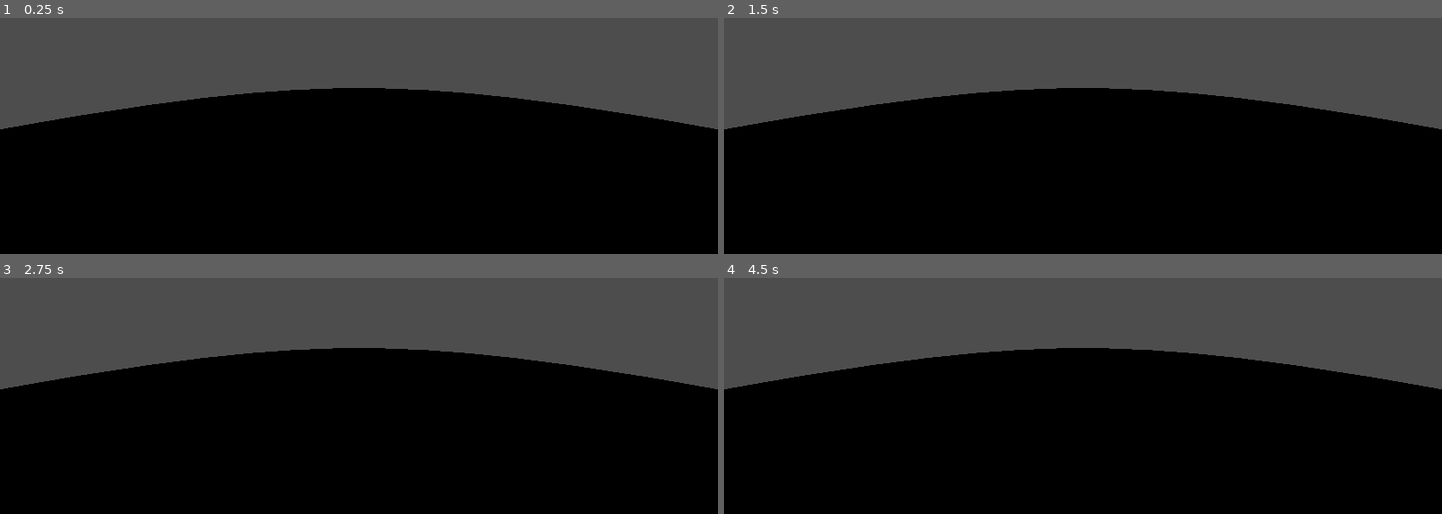
Above: before the commit, frames 1-4 (two rows, left to right).
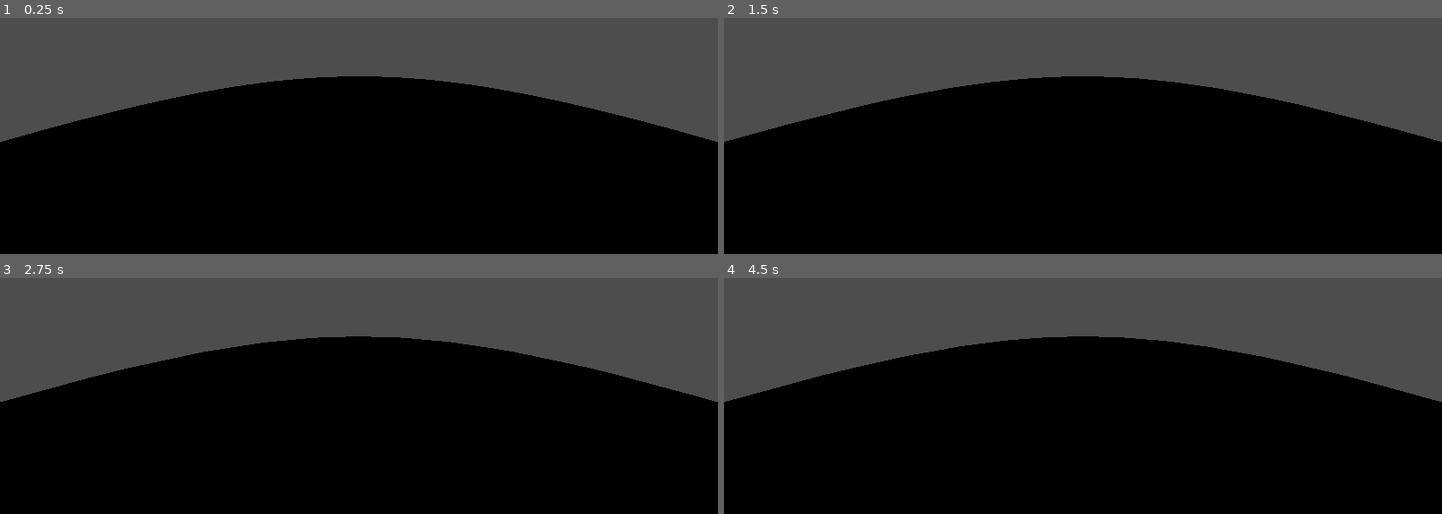
Above: after the commit, the same moments.

Repository: kaapomoi/fgj25
Game: Godot game, scene res://Scenes/main.tscn
The game is run twice, just before and just after one commit, with the same random seed, the same clock (stepped at 60 frames per second) and the same inputs.
Inputs:
- Up to frame 1 (0.25 s): no input
- Up to frame 2 (1.5 s): tap Enter at 0.5 s; tap Space at 1.25 s
- Up to frame 3 (2.75 s): tap Enter at 2 s
- Up to frame 4 (4.5 s): tap Space at 2.75, 4.25 s; tap Enter at 3.5 s

The runs differ from the first frame. In frame 1, 3.0% of the frame differs, in the area x 0-100%, y 24-53%; in frame 2, 3.0%; in frame 3, 3.0%; in frame 4, 3.0%.

Commit message:
Add player bubble, globe, obstacles and scripts

Diff:
--- /dev/null
+++ b/Scenes/hittable.tscn
@@ -0,0 +1,10 @@
+[gd_scene load_steps=2 format=3 uid="uid://boamxfbo0ci0c"]
+
+[ext_resource type="Script" path="res://Scripts/Hittable.gd" id="1_fc1i4"]
+
+[node name="Hittable" type="Area3D"]
+transform = Transform3D(0.999997, -0.000174505, 0.00241739, 0.000570946, 0.986297, -0.16498, -0.00235547, 0.164981, 0.986294, -0.0588137, 10.0637, -0.805078)
+collision_mask = 2
+script = ExtResource("1_fc1i4")
+
+[connection signal="body_entered" from="." to="." method="_on_body_entered"]
--- a/Scenes/main.tscn
+++ b/Scenes/main.tscn
@@ -1,15 +1,40 @@
-[gd_scene load_steps=2 format=3 uid="uid://b0dnmh5v0ftm4"]
+[gd_scene load_steps=8 format=3 uid="uid://b0dnmh5v0ftm4"]
+
+[ext_resource type="Script" path="res://Scripts/bubble.gd" id="1_40p6p"]
+[ext_resource type="Script" path="res://Scripts/Globe.gd" id="2_gljex"]
+[ext_resource type="PackedScene" uid="uid://d2e1r7t61pq0p" path="res://Scenes/sphere_obstacle.tscn" id="3_ps0d2"]
+[ext_resource type="Script" path="res://Scripts/obstacle_kill_zone.gd" id="4_nsqt2"]
+
+[sub_resource type="SphereShape3D" id="SphereShape3D_qqu8j"]
 
 [sub_resource type="StandardMaterial3D" id="StandardMaterial3D_qaqcv"]
 albedo_color = Color(0, 0.921569, 0, 1)
+
+[sub_resource type="BoxShape3D" id="BoxShape3D_ysc2i"]
+size = Vector3(1.88586, 2.04004, 0.557312)
 
 [node name="Root" type="Node3D"]
 
 [node name="World" type="Node3D" parent="."]
 
 [node name="MainCamera" type="Camera3D" parent="World"]
-transform = Transform3D(1, 0, 0, 0, 1, 0, 0, 0, 1, 0, 1.58656, -3.19417)
+transform = Transform3D(1, 0, 0, 0, 0.988793, 0.149294, 0, -0.149294, 0.988793, 0, 1.90635, -3.02681)
 fov = 80.0
+
+[node name="Bubble" type="CSGSphere3D" parent="World"]
+transform = Transform3D(1, 0, 0, 0, 1, 0, 0, 0, 1, 0.00204909, 1.56052, -3.7551)
+radius = 0.1
+radial_segments = 50
+rings = 50
+script = ExtResource("1_40p6p")
+
+[node name="CharacterBody3D" type="CharacterBody3D" parent="World/Bubble"]
+collision_layer = 2
+motion_mode = 1
+
+[node name="CollisionShape3D" type="CollisionShape3D" parent="World/Bubble/CharacterBody3D"]
+transform = Transform3D(0.2, 0, 0, 0, 0.2, 0, 0, 0, 0.2, 0, 0, 0)
+shape = SubResource("SphereShape3D_qqu8j")
 
 [node name="CSGSphere3D" type="CSGSphere3D" parent="World"]
 transform = Transform3D(0.999997, 0.000570937, -0.00235547, -0.000174514, 0.986297, 0.164981, 0.00241739, -0.16498, 0.986294, 0, -8.61942, -3.84741)
@@ -17,9 +42,23 @@
 radial_segments = 100
 rings = 100
 material = SubResource("StandardMaterial3D_qaqcv")
+script = ExtResource("2_gljex")
+
+[node name="SphereObstacle" parent="World/CSGSphere3D" instance=ExtResource("3_ps0d2")]
+
+[node name="ObstacleKillZone" type="Area3D" parent="World"]
+transform = Transform3D(1, 0, 0, 0, 1, 0, 0, 0, 1, 0, 1.05309, -2.52556)
+collision_layer = 5
+script = ExtResource("4_nsqt2")
+
+[node name="CollisionShape3D" type="CollisionShape3D" parent="World/ObstacleKillZone"]
+transform = Transform3D(1, 0, 0, 0, 1, 0, 0, 0, 1, 0.151917, 0.52002, 0.160492)
+shape = SubResource("BoxShape3D_ysc2i")
 
 [node name="GUI" type="Control" parent="."]
 layout_mode = 3
 anchors_preset = 0
 offset_right = 40.0
 offset_bottom = 40.0
+
+[connection signal="area_entered" from="World/ObstacleKillZone" to="World/ObstacleKillZone" method="_on_area_entered"]
--- /dev/null
+++ b/Scenes/sphere_obstacle.tscn
@@ -0,0 +1,13 @@
+[gd_scene load_steps=3 format=3 uid="uid://d2e1r7t61pq0p"]
+
+[ext_resource type="PackedScene" uid="uid://boamxfbo0ci0c" path="res://Scenes/hittable.tscn" id="1_fk0kj"]
+
+[sub_resource type="SphereShape3D" id="SphereShape3D_mxfpt"]
+
+[node name="SphereObstacle" instance=ExtResource("1_fk0kj")]
+collision_mask = 3
+
+[node name="CSGSphere3D" type="CSGSphere3D" parent="." index="0"]
+
+[node name="CollisionShape3D" type="CollisionShape3D" parent="." index="1"]
+shape = SubResource("SphereShape3D_mxfpt")
--- /dev/null
+++ b/Scripts/Globe.gd
@@ -0,0 +1,27 @@
+extends CSGSphere3D
+
+var rotation_speed :float = 1.6
+
+
+#list of obstacles
+"res://Scenes/sphere_obstacle.tscn"
+
+# Called when the node enters the scene tree for the first time.
+func _ready() -> void:
+	pass # Replace with function body.
+
+
+# Called every frame. 'delta' is the elapsed time since the previous frame.
+func _process(delta: float) -> void:
+	_spin_globe(delta)
+	pass
+
+
+
+func _spin_globe(delta: float) -> void:
+	rotate_x(rotation_speed * delta)
+
+
+func spawn_obstacle() -> void:
+
+	pass
--- /dev/null
+++ b/Scripts/Hittable.gd
@@ -0,0 +1,18 @@
+extends Area3D
+
+@onready var bubble = $"../../Bubble"
+
+# Called when the node enters the scene tree for the first time.
+func _ready() -> void:
+	pass # Replace with function body.
+
+
+# Called every frame. 'delta' is the elapsed time since the previous frame.
+func _process(delta: float) -> void:
+	pass
+
+
+
+func _on_body_entered(body: Node3D) -> void:
+	bubble.receive_hit()
+	pass # Replace with function body.
--- /dev/null
+++ b/Scripts/bubble.gd
@@ -0,0 +1,23 @@
+extends CSGSphere3D
+
+
+var points :int = 0
+
+# Called when the node enters the scene tree for the first time.
+func _ready() -> void:
+	pass # Replace with function body.
+
+
+# Called every frame. 'delta' is the elapsed time since the previous frame.
+func _process(delta: float) -> void:
+	pass
+
+
+func receive_hit() -> void:
+	print("Got it")
+	pass
+
+
+#func _on_area_3d_area_entered(area: Area3D) -> void:
+	#print("Got hit")
+	#pass # Replace with function body.
--- /dev/null
+++ b/Scripts/obstacle_kill_zone.gd
@@ -0,0 +1,16 @@
+extends Area3D
+
+
+# Called when the node enters the scene tree for the first time.
+func _ready() -> void:
+	pass # Replace with function body.
+
+
+# Called every frame. 'delta' is the elapsed time since the previous frame.
+func _process(delta: float) -> void:
+	pass
+
+func _on_area_entered(area: Area3D) -> void:
+	print("Obstacle hit")
+	area.queue_free()
+	pass # Replace with function body.
